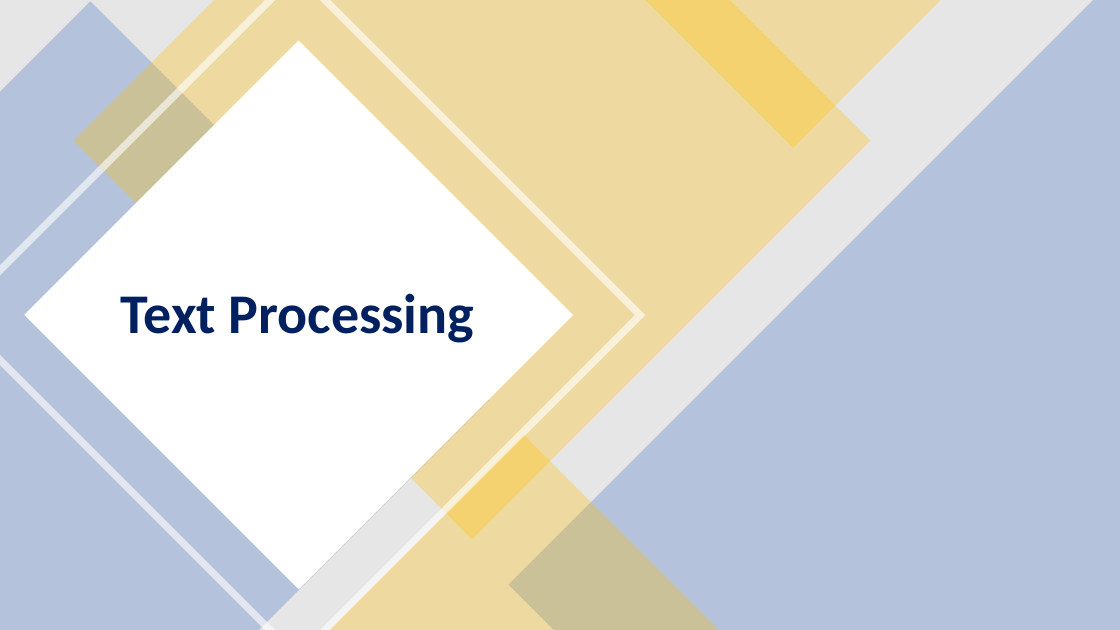
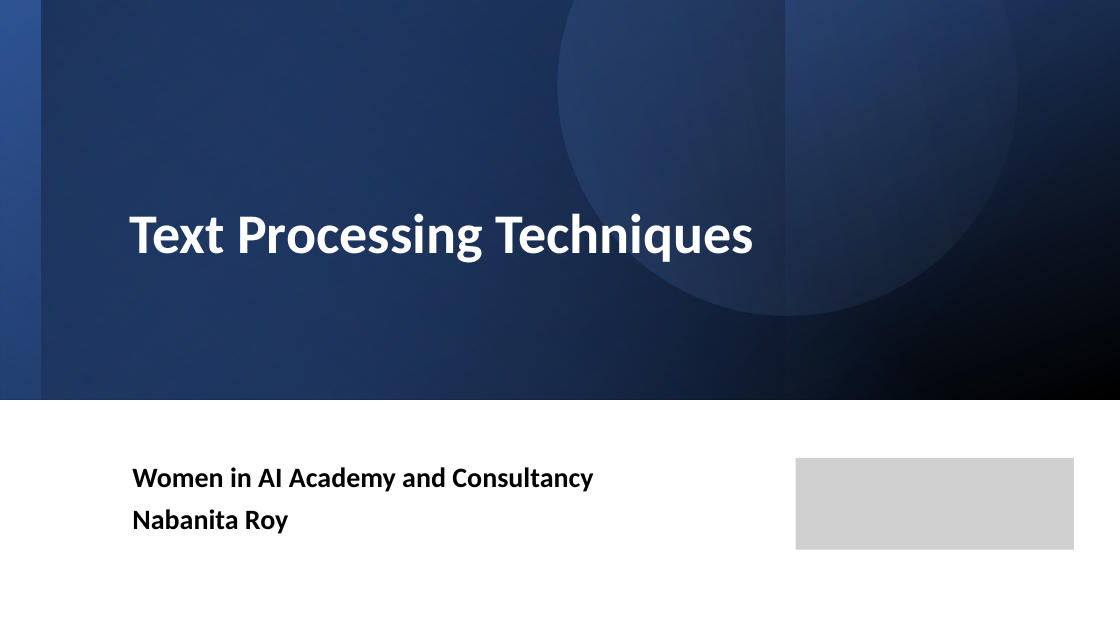
Before and after one commit to royn5618/NLP_Workshop_WAIA_Sept_2021, a slide deck: slide 1 of Week 1/2_Text_Processing.pptx. Drawn at 1120x630 pixels with LibreOffice and Linux fonts; fonts in the diff are those of the drawing; grey boxes stand for pictures. Boxes give left, top, right and bottom in pixels: in the first picture for what was removed or moved away, otherwise in the second. Text is boxed around its words. In the diff, an @@ line names an element or a change of style, - is before the commit and + after.

```diff
--- a/Week 1/2_Text_Processing.pptx
+++ b/Week 1/2_Text_Processing.pptx
@@ rectangle at [0,0,1120,400]: fill #E7E6E6 to gradient #2F5597 to #000000; rotation 0 to 180 degrees @@
@@ freeform shape removed at [0,1,489,630] @@
@@ freeform shape removed at [0,0,646,630] @@
@@ rectangle added at [0,0,1120,400], fill gradient #4472C4 to #2F5597 @@
@@ rectangle added at [0,0,785,400], fill gradient #203864 to #000000 @@
@@ rectangle added at [41,0,1120,400], fill gradient #4472C4 to #000000 @@
@@ freeform shape removed at [73,0,870,539] @@
@@ freeform shape added at [477,0,1074,397], fill gradient #4472C4 to #8FAADC @@
@@ freeform shape removed at [508,0,1120,630] @@
@@ triangle removed at [645,0,941,148] @@
@@ rectangle removed at [25,41,574,590] @@
@@ text "Text Processing Techniques" at [129,213,754,263]: vertical alignment middle to bottom @@
@@ text at [129,213,754,263]: text changed; text colour #002060 to #FFFFFF @@
-Text Processing
+Text Processing Techniques
@@ triangle removed at [329,435,719,630] @@
@@ subtitle added at [132,467,593,534], 24 pt, text #000000, bold @@
+Women in AI Academy and Consultancy
+Nabanita Roy
@@ picture added at [796,458,1074,549] @@
```
Also in this commit, not shown: 3 other files.
